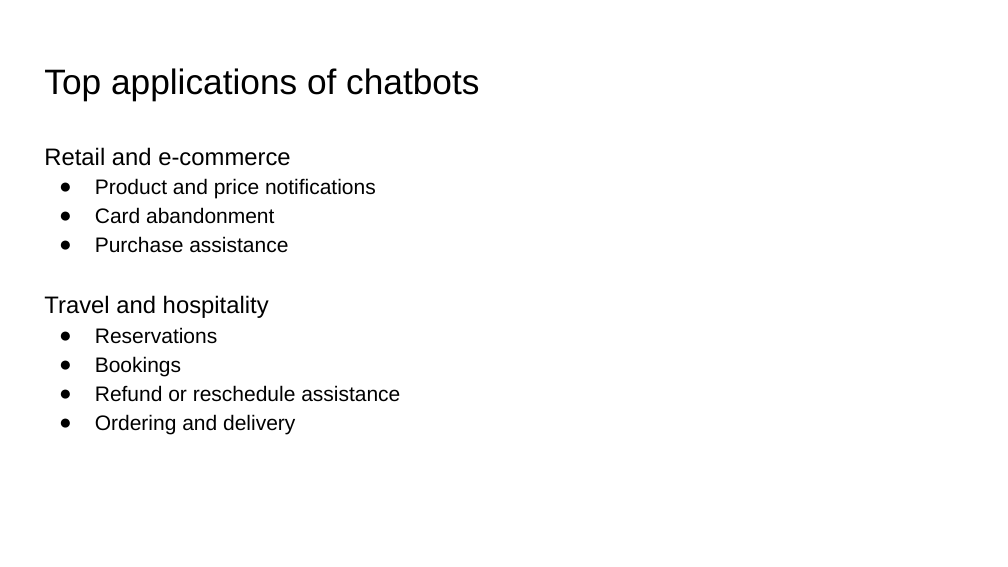
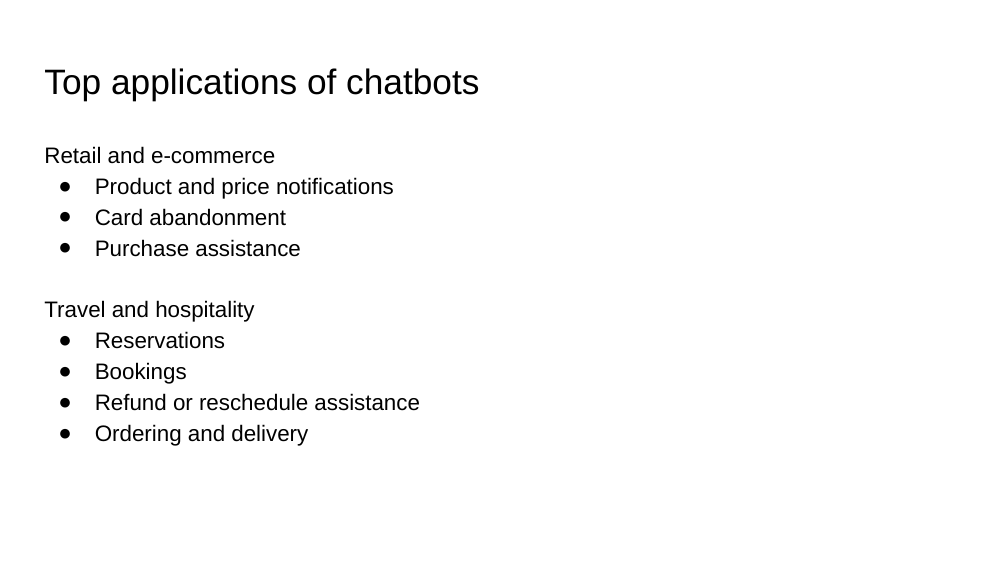
Before and after one commit to saurabhjojare/Chatbot-Response-System, a slide deck: slide 5 of Chatbot Response System.pptx (slide 4 before the commit). Drawn at 1008x567 pixels with LibreOffice and Linux fonts; fonts in the diff are those of the drawing. Boxes give left, top, right and bottom in pixels: in the first picture for what was removed or moved away, otherwise in the second. Text is boxed around its words. In the diff, an @@ line names an element or a change of style, - is before the commit and + after.

```diff
--- a/Chatbot Response System.pptx
+++ b/Chatbot Response System.pptx
@@ text "Retail and e-commerce" at (x1=44, y1=146, x2=420, y2=446): size 17 to 16 pt in "Retail and e-commerce", "Travel and hospitality"; size 15 to 16 pt in "Product and price notifications", "Card abandonment", "Purchase assistance", "Reservations" and 3 more places; indent changed @@
```
Also in this commit, not shown: 12 other slides changed, 3 slides added, 1 other file.
